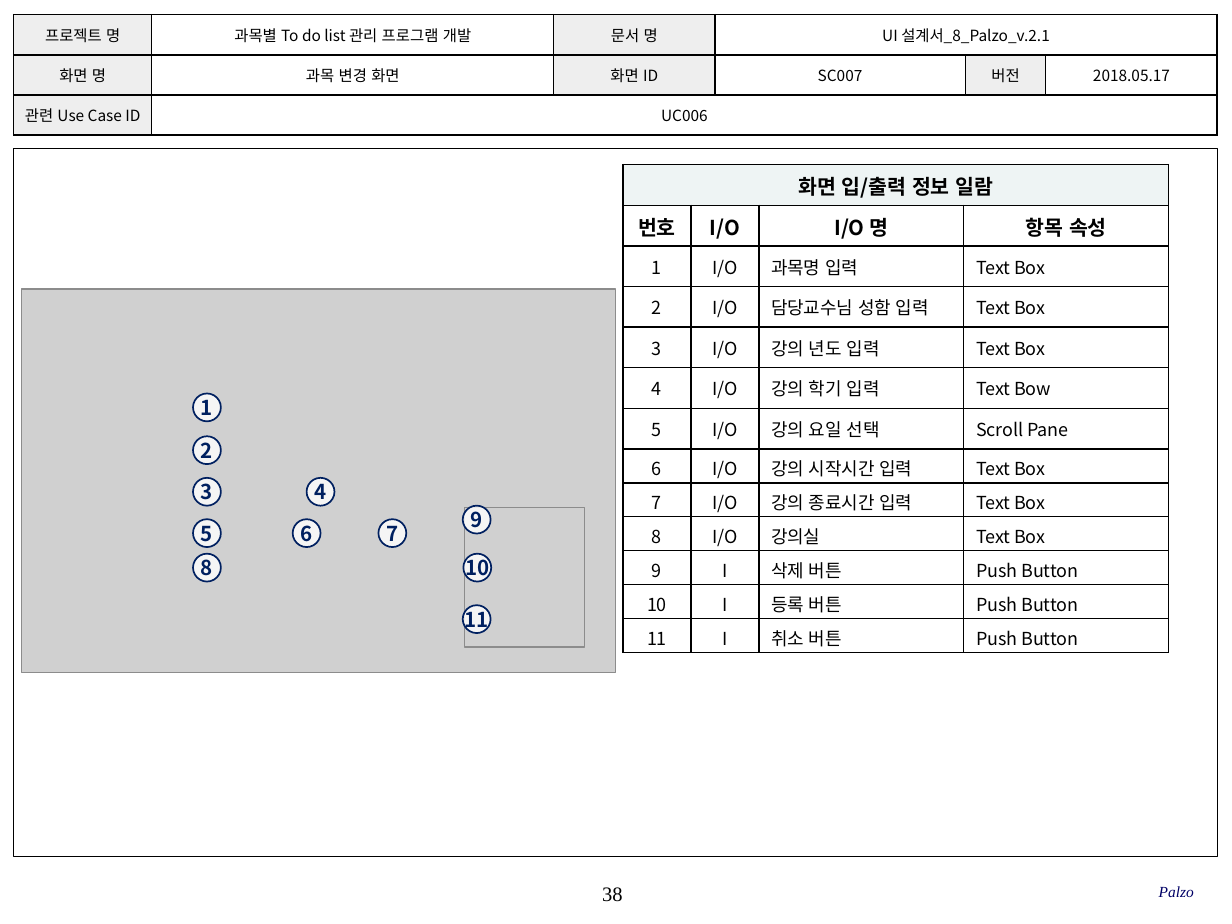
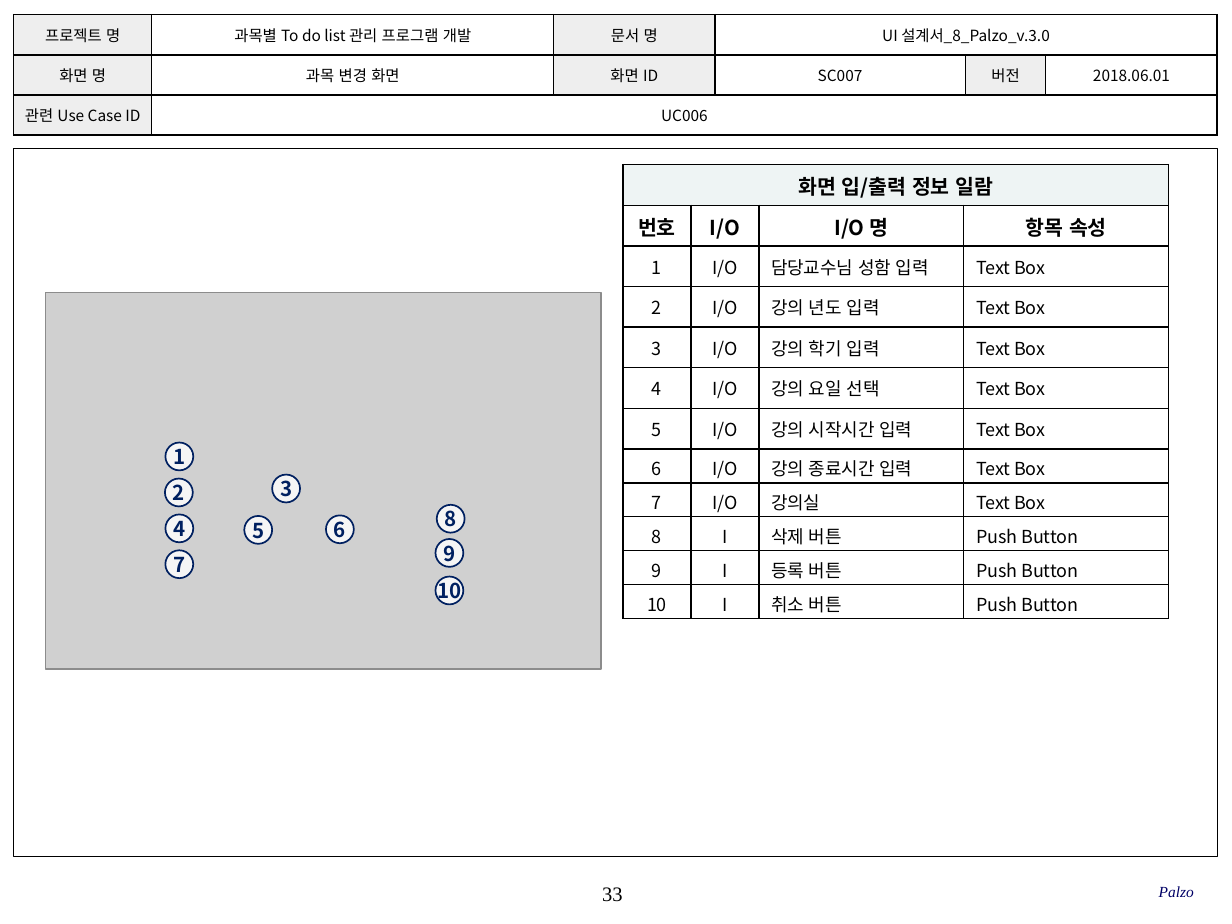
Before and after one commit to SMU-SE-Admin/18-1_8_PALZO_Doc, a slide deck: slide 33 of 03 설계/UI 설계서_8_Palzo.pptx (slide 38 before the commit). Drawn at 1232x924 pixels with LibreOffice and Linux fonts; fonts in the diff are those of the drawing; grey boxes stand for pictures; background and template pictures are left out. Boxes give left, top, right and bottom in pixels: in the first picture for what was removed or moved away, otherwise in the second. Text is boxed around its words. In the diff, an @@ line names an element or a change of style, - is before the commit and + after.

Commit message:
#1102 UI설계서 작성
화면 UI 수정, 일부 변경 (최종본)

```diff
--- a/03 설계/UI 설계서_8_Palzo.pptx
+++ b/03 설계/UI 설계서_8_Palzo.pptx
@@ table at [14,15,1216,136] @@
-row 1, column 4: UI 설계서_8_Palzo_v.2.1
+row 1, column 4: UI 설계서_8_Palzo_v.3.0
-row 2, column 6: 2018.05.17
+row 2, column 6: 2018.06.01
@@ table at [623,165,1168,618] @@
-row 3: 1 | I/O | 과목명 입력 | Text Box
-row 4: 2 | I/O | 담당교수님 성함 입력 | Text Box
-row 5: 3 | I/O | 강의 년도 입력 | Text Box
-row 6: 4 | I/O | 강의 학기 입력 | Text Bow
-row 7: 5 | I/O | 강의 요일 선택 | Scroll Pane
-row 8: 6 | I/O | 강의 시작시간 입력 | Text Box
-row 9: 7 | I/O | 강의 종료시간 입력 | Text Box
-row 10: 8 | I/O | 강의실 | Text Box
-row 11: 9 | I | 삭제 버튼 | Push Button
-row 12: 10 | I | 등록 버튼 | Push Button
-row 13: 11 | I | 취소 버튼 | Push Button
+row 3: 1 | I/O | 담당교수님 성함 입력 | Text Box
+row 4: 2 | I/O | 강의 년도 입력 | Text Box
+row 5: 3 | I/O | 강의 학기 입력 | Text Box
+row 6: 4 | I/O | 강의 요일 선택 | Text Box
+row 7: 5 | I/O | 강의 시작시간 입력 | Text Box
+row 8: 6 | I/O | 강의 종료시간 입력 | Text Box
+row 9: 7 | I/O | 강의실 | Text Box
+row 10: 8 | I | 삭제 버튼 | Push Button
+row 11: 9 | I | 등록 버튼 | Push Button
+row 12: 10 | I | 취소 버튼 | Push Button
@@ picture: place and size @@
-picture at [21,290,615,673]
+picture at [46,292,601,669]
@@ ellipse "1": place and size @@
-ellipse "1" at [193,393,222,421]
+ellipse "1" at [165,442,193,471]
@@ ellipse "2": place and size @@
-ellipse "2" at [193,436,222,464]
+ellipse "2" at [165,478,193,506]
@@ ellipse "3": place and size @@
-ellipse "3" at [193,478,222,506]
+ellipse "3" at [272,474,301,503]
@@ ellipse "8": place and size @@
-ellipse "8" at [193,553,222,582]
+ellipse "8" at [436,505,464,533]
@@ picture removed at [464,508,585,647] @@
@@ ellipse "4": place and size @@
-ellipse "4" at [307,478,335,506]
+ellipse "4" at [165,515,193,543]
@@ ellipse "5": place and size @@
-ellipse "5" at [193,519,222,547]
+ellipse "5" at [244,516,272,545]
@@ ellipse "6": place and size @@
-ellipse "6" at [293,519,322,547]
+ellipse "6" at [326,515,355,543]
@@ ellipse "9": place and size @@
-ellipse "9" at [463,505,492,533]
+ellipse "9" at [435,538,463,567]
@@ ellipse "7": place and size @@
-ellipse "7" at [378,519,407,547]
+ellipse "7" at [165,551,193,579]
@@ ellipse "10": place and size @@
-ellipse "10" at [463,553,492,582]
+ellipse "10" at [435,577,463,605]
@@ ellipse removed at [463,605,492,633] @@
-11
@@ page number at [602,887,622,902]: text changed @@
-38
+33
```
Also in this commit, not shown: 36 other slides changed, 1 slide added, 4 slides removed.
